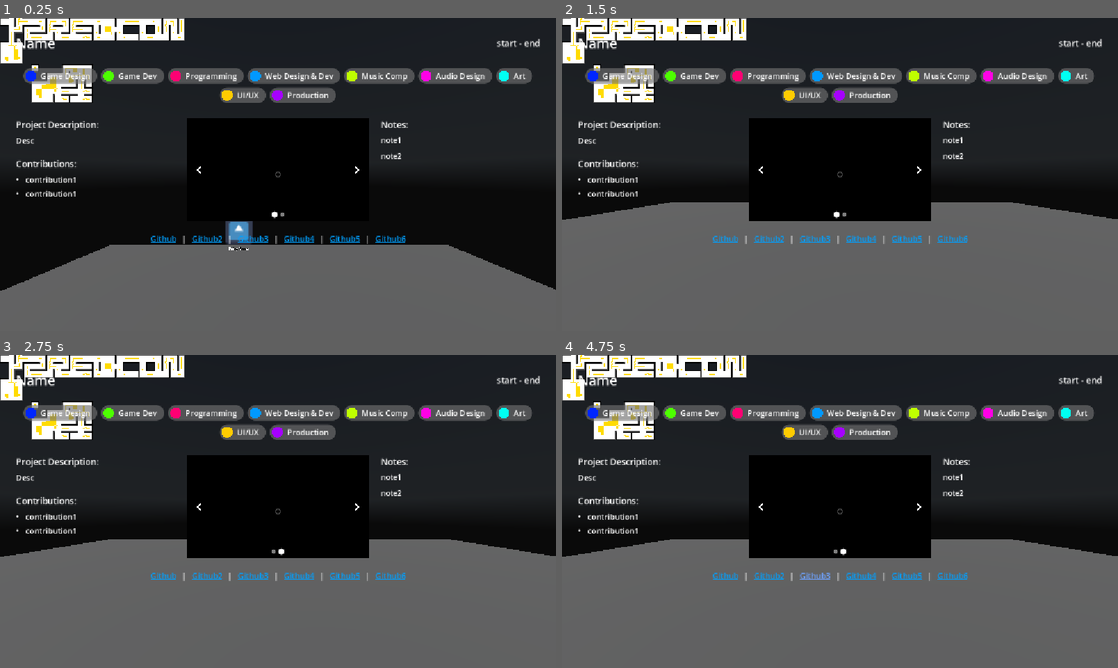
Above: before the commit, frames 1-4 (two rows, left to right).
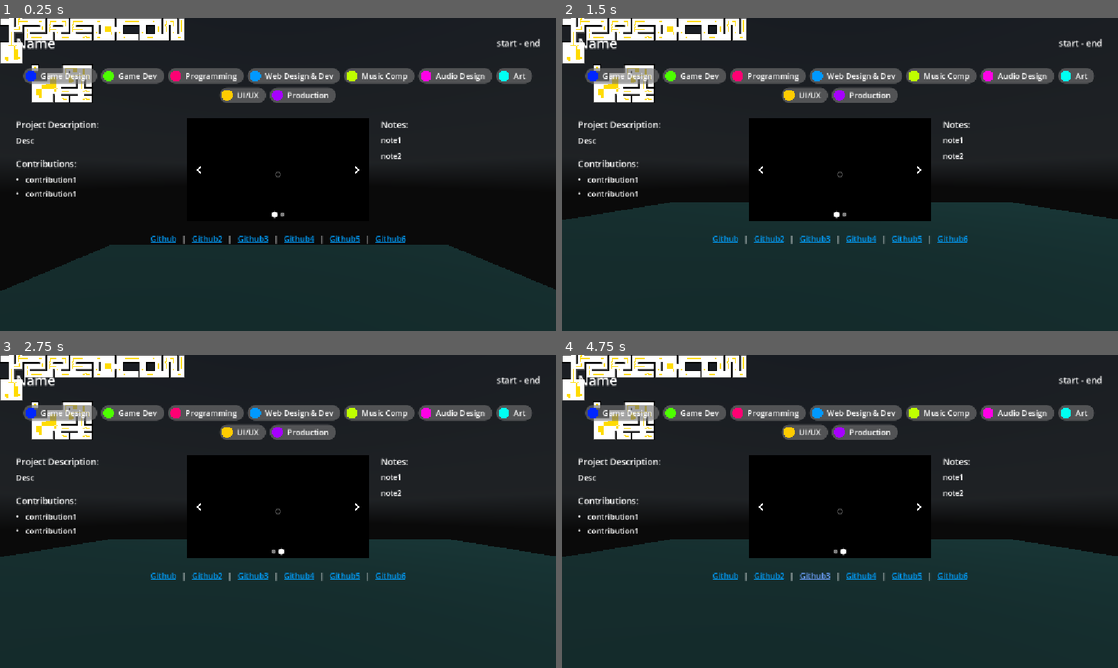
Above: after the commit, the same moments.

Repository: ZRedCon/InteractivePortfolio
Game: Godot game, scene res://Scenes/main_scene.tscn
Same seed, same stepped clock (60 frames per second), same inputs: the game is played once before the commit and once after it. The engine's default icon, where the game draws it, is replaced by a stand-in: a white triangle on a blue panel in a dark square. A sky picture missing from this copy of the repository is replaced by a grey-blue gradient.
Inputs (mouse positions are in pixels of both pictures, inside the frame that each line leads up to):
- Up to frame 1 (0.25 s): no input
- Up to frame 2 (1.5 s): click (762, 171) at 0.5 s; click (762, 171) at 1.25 s
- Up to frame 3 (2.75 s): click (355, 508) at 2 s
- Up to frame 4 (4.75 s): click (917, 508) at 2.75 s; tap Enter at 3.5 s; drag from (840, 508) to (895, 442) at 3.52 s; tap Space (Slow) at 4.25 s; drag from (728, 527) to (812, 574) at 4.27 s

The runs differ from the first frame. In frame 1, 25% of the frame differs, in the area x 0-100%, y 64-100%; in frame 2, 38%, in the area x 0-100%, y 58-100%; in frame 3, 38%; in frame 4, 38%.

Commit message:
Setup for layout builder

Diff:
--- a/GodotProject/interactive-portfolio/Scenes/main_scene.tscn
+++ b/GodotProject/interactive-portfolio/Scenes/main_scene.tscn
@@ -2,7 +2,6 @@
 
 [ext_resource type="Texture2D" uid="uid://b1ojuq67yjq6" path="res://assets/images/skyboxes/wasteland_clouds_puresky_4k.hdr" id="1_6l7je"]
 [ext_resource type="PackedScene" uid="uid://bgsgwceyq1l1p" path="res://Player/controller.tscn" id="1_52fb6"]
-[ext_resource type="PackedScene" uid="uid://c241mv4likfbd" path="res://prefabs/Entry.tscn" id="3_jv6wh"]
 [ext_resource type="Script" uid="uid://buxkevr2cvt1y" path="res://Scenes/room_container.gd" id="4_x6ack"]
 
 [sub_resource type="PanoramaSkyMaterial" id="PanoramaSkyMaterial_npwjr"]
@@ -18,6 +17,10 @@
 
 [sub_resource type="BoxShape3D" id="BoxShape3D_bpmhk"]
 size = Vector3(20, 0, 20)
+
+[sub_resource type="StandardMaterial3D" id="StandardMaterial3D_jv6wh"]
+transparency = 1
+albedo_color = Color(0.32941177, 1, 1, 0.19215687)
 
 [sub_resource type="PlaneMesh" id="PlaneMesh_85ri6"]
 
@@ -40,10 +43,8 @@
 
 [node name="MeshInstance3D" type="MeshInstance3D" parent="StaticBody3D" unique_id=1657082734 groups=["Floor"]]
 transform = Transform3D(10, 0, 0, 0, 1, 0, 0, 0, 10, 0, -1, 0)
+material_override = SubResource("StandardMaterial3D_jv6wh")
 mesh = SubResource("PlaneMesh_85ri6")
-
-[node name="Node2D" parent="." unique_id=1956691089 instance=ExtResource("3_jv6wh")]
-transform = Transform3D(1, 0, 0, 0, 1, 0, 0, 0, 1, -1.8746071, 0.59600925, -7.234706)
 
 [node name="RoomContainer" type="Node3D" parent="." unique_id=1771802498]
 script = ExtResource("4_x6ack")
--- a/GodotProject/interactive-portfolio/prefabs/rooms/room.gd
+++ b/GodotProject/interactive-portfolio/prefabs/rooms/room.gd
@@ -1,6 +1,9 @@
 class_name Room extends StaticBody3D
 
-# enum for general type
+# This contains all the exhibits that can exist in this room
+@export var exhibits : Array[ Exhibit ]
+
+# pseudo-enum for general type
 const TYPE_NONE = 0
 const TYPE_CORNER_ROOM = 1
 const TYPE_EDGE_ROOM = 2
@@ -18,7 +21,7 @@
 const TYPE_SINGLE = 14
 
 #region border points enum
-# psuedo-enum for border points; P = positive, Z = zero, N = Negative, X and Z represent axes
+# pseudo-enum for border points; P = positive, Z = zero, N = Negative, X and Z represent axes
 const BORDER_NONE = 0
 const BORDER_PX_ZZ = 1
 const BORDER_PX_PZ = 2
@@ -87,12 +90,14 @@
 	return result
 #endregion
 
+# What type of room is this?
 var type = TYPE_NONE
 # This value represents all edges and corners that have a wall (Black | Gray on the shape index used in map_layout)
 var borders : int = BORDER_ALL
 # This contains references to all rooms (diagonal and orthoganal) that connect to this room
 var neighbors : Dictionary[ Vector2i, Room ]
 
+
 # Return true if added neighbor succesfully, if space already occupide or otherwise failed: false
 func add_neighbor(dir: Vector2i, room_ref: Room) -> bool:
 	if neighbors.has( dir ): return false
